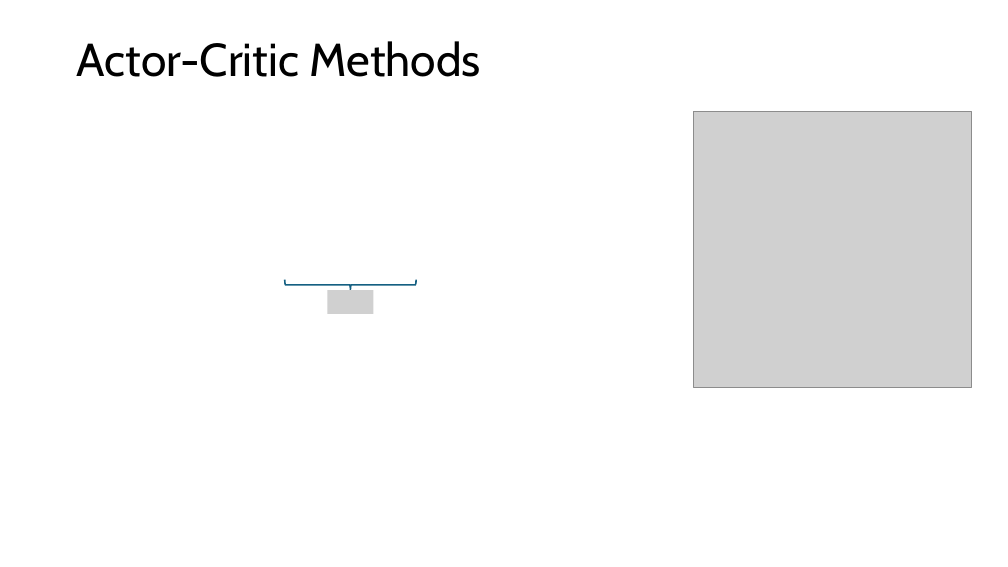
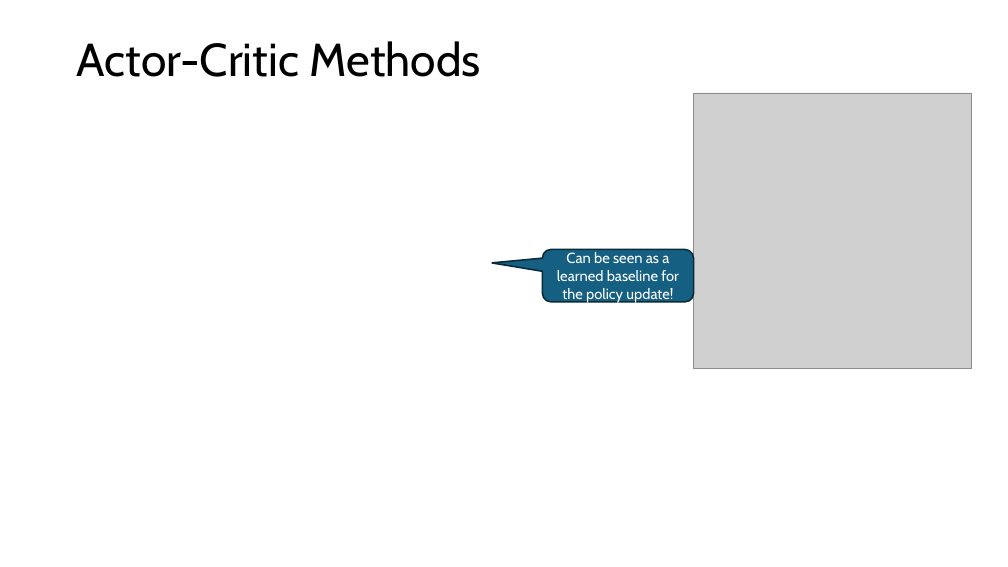
Before and after one commit to mhahsler/Introduction_to_Reinforcement_Learning, a slide deck: slide 13 of slides/Lecture_Chapter13.pptx. Drawn at 1008x567 pixels with LibreOffice and Linux fonts; fonts in the diff are those of the drawing; grey boxes stand for pictures. Boxes give left, top, right and bottom in pixels: in the first picture for what was removed or moved away, otherwise in the second. Text is boxed around its words. In the diff, an @@ line names an element or a change of style, - is before the commit and + after.

```diff
--- a/slides/Lecture_Chapter13.pptx
+++ b/slides/Lecture_Chapter13.pptx
@@ picture: place and size @@
-picture at bbox=[693, 112, 972, 388]
+picture at bbox=[693, 93, 972, 369]
@@ rounded speech box added at bbox=[542, 250, 693, 302], fill #156082, outline #092A39 1.5 pt, 14 pt, text #FFFFFF @@
+Can be seen as a learned baseline for the policy update!
@@ right brace removed at bbox=[285, 280, 417, 290] @@
@@ picture removed at bbox=[327, 290, 374, 314] @@
```
Also in this commit, not shown: 5 other slides changed, 1 slide added, 3 other files.
